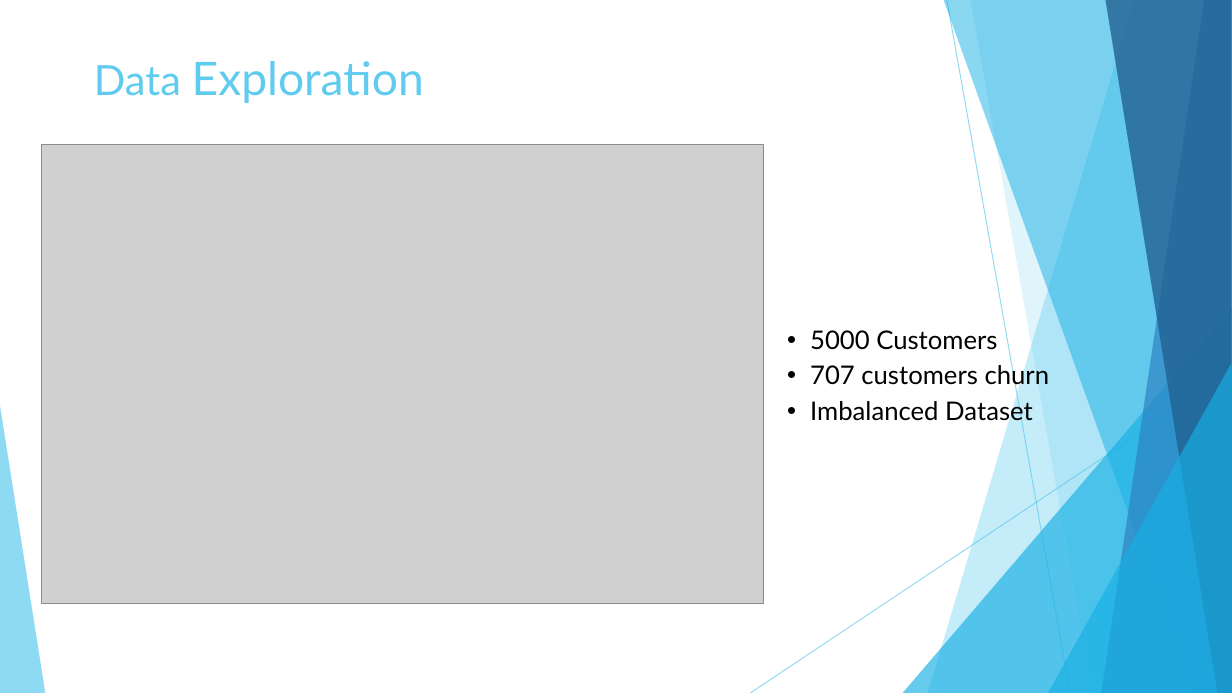
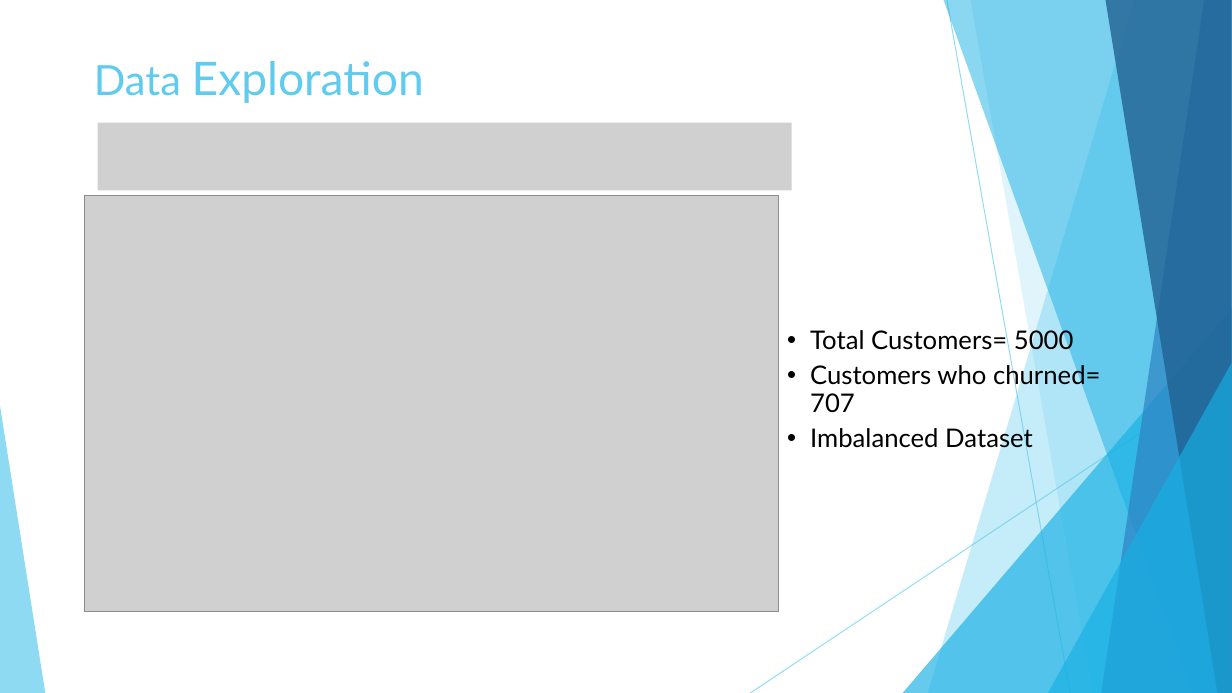
Before and after one commit to abahl88/Independent-Projects, a slide deck: slide 4 of Telecom Customer Churn/Telco Churn Presentation.pptx. Drawn at 1232x693 pixels with LibreOffice and Linux fonts; fonts in the diff are those of the drawing; grey boxes stand for pictures. Boxes give left, top, right and bottom in pixels: in the first picture for what was removed or moved away, otherwise in the second. Text is boxed around its words. In the diff, an @@ line names an element or a change of style, - is before the commit and + after.

```diff
--- a/Telecom Customer Churn/Telco Churn Presentation.pptx
+++ b/Telecom Customer Churn/Telco Churn Presentation.pptx
@@ picture added at [98, 123, 792, 190] @@
@@ picture: place and size @@
-picture at [42, 144, 764, 604]
+picture at [85, 195, 779, 611]
@@ text at [810, 327, 1100, 413]: text changed @@
-• 5000 Customers
-• 707 customers churn
+• Total Customers= 5000
+• Customers who churned= 707
```
Also in this commit, not shown: 10 other slides changed, 1 other file.
